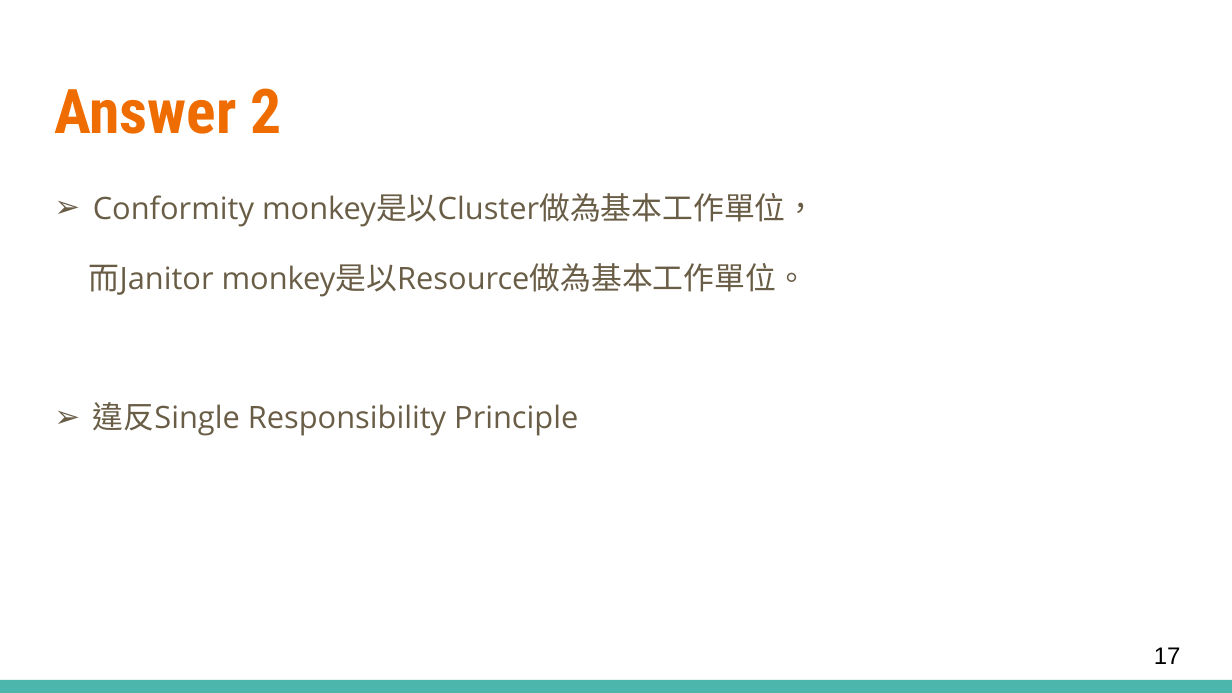
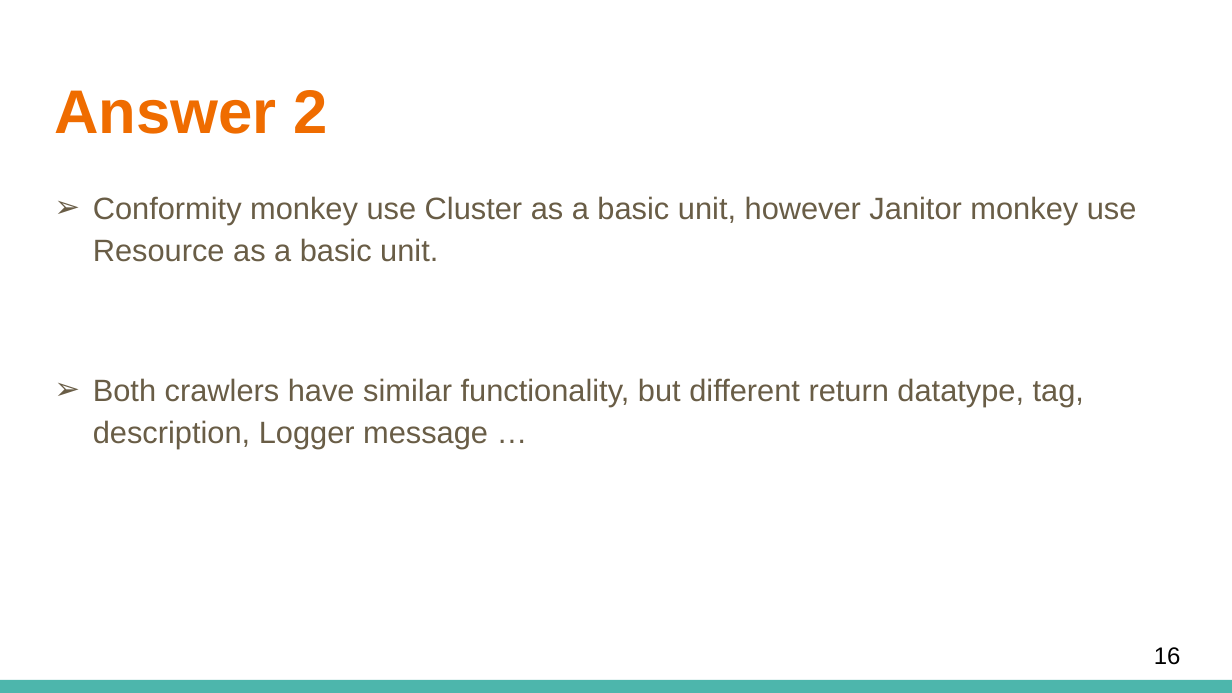
Before and after one commit to allen1759/NTU105-2_Software-Engineering, a slide deck: slide 16 of MeetingMinutes/SimianArmy_RelatedFiles/Crawler&CodingStyle.pptx (slide 17 before the commit). Drawn at 1232x693 pixels with LibreOffice and Linux fonts; fonts in the diff are those of the drawing. Boxes give left, top, right and bottom in pixels: in the first picture for what was removed or moved away, otherwise in the second. Text is boxed around its words. In the diff, an @@ line names an element or a change of style, - is before the commit and + after.

Commit message:
newer version of Crawler & Coding style

```diff
--- a/MeetingMinutes/SimianArmy_RelatedFiles/Crawler&CodingStyle.pptx
+++ b/MeetingMinutes/SimianArmy_RelatedFiles/Crawler&CodingStyle.pptx
@@ title "Answer 2" at (x1=54, y1=90, x2=328, y2=134): font Roboto Condensed to Arial @@
@@ text at (x1=93, y1=196, x2=1137, y2=449): text changed; font Open Sans to Arial @@
-➢ Conformity monkey是以Cluster做為基本工作單位，
-而Janitor monkey是以Resource做為基本工作單位。
-➢ 違反Single Responsibility Principle
+➢ Conformity monkey use Cluster as a basic unit, however Janitor monkey use Resource as a basic unit.
+➢ Both crawlers have similar functionality, but different return datatype, tag, description, Logger message …
@@ page number at (x1=1154, y1=647, x2=1181, y2=665): text changed @@
-17
+16
```
Also in this commit, not shown: 7 other slides changed, 5 slides added, 4 slides removed.
